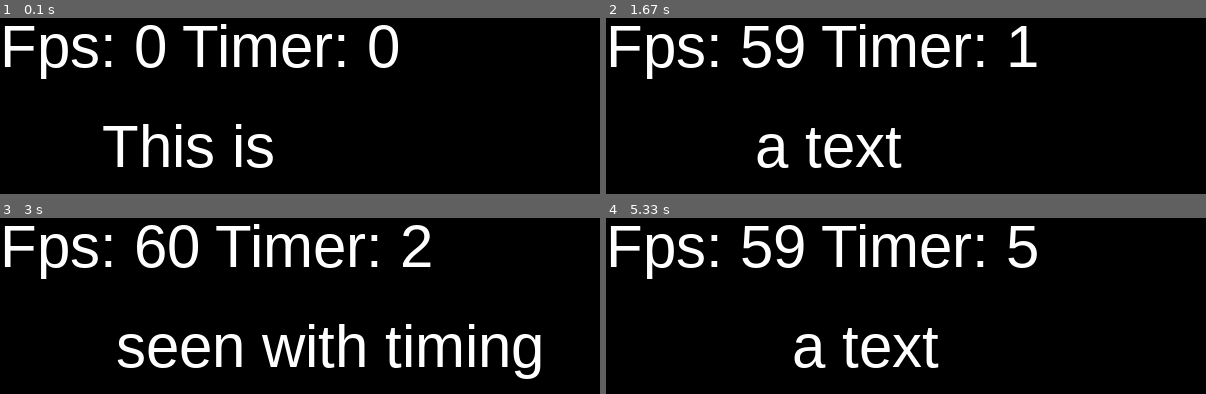
Above: before the commit, frames 1-4 (two rows, left to right).
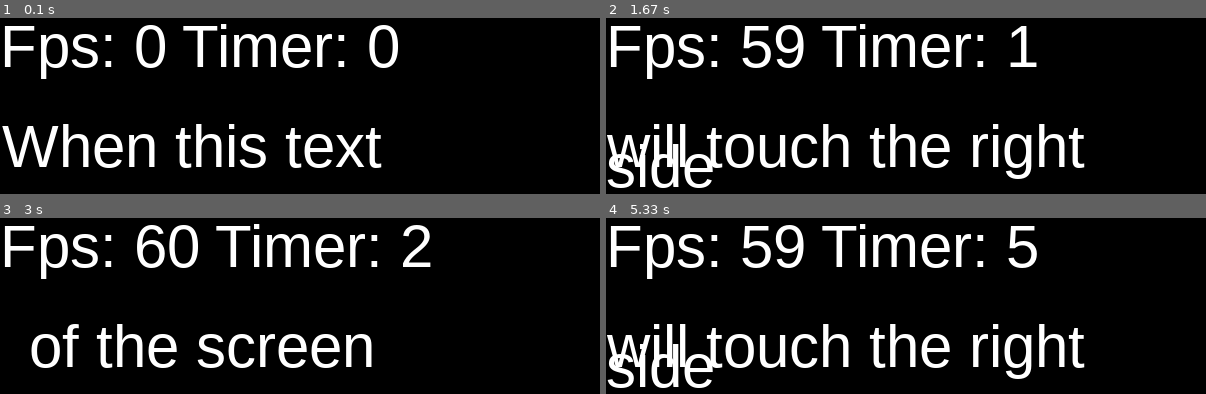
Above: after the commit, the same moments.

Repository: formazione/pygame
Game: pygame game, started from move_text.py
The game is run twice, just before and just after one commit, with the same random seed, the same clock (stepped at 60 frames per second) and the same inputs.
Inputs:
- Up to frame 1 (0.1 s): no input
- Up to frame 2 (1.67 s): no input
- Up to frame 3 (3 s): no input
- Up to frame 4 (5.33 s): no input

The runs differ from the first frame. In frame 1, 6.4% of the frame differs, in the area x 0-64%, y 60-86%; in frame 2, 8.2%; in frame 3, 7.6%; in frame 4, 8.7%, in the area x 0-80%, y 60-97%.

Commit message:
new commit

Diff:
--- a/001_text_2_next_line_3py.py
+++ b/move_text.py
@@ -38,10 +38,10 @@
 
 
 # each line is a slide
-txt_slides = """This is
-a text
-seen with timing
-Bye
+txt_slides = """When this text
+will touch the right side
+of the screen
+it will go back to start
 """.splitlines()
 
 cnt = 0
@@ -55,7 +55,7 @@
 		screen.fill(0) # clear the screen with black
 		show_timer(max_frame_rate)
 		text_on_screen(txt_slides[txt_cnt], fps_font,
-			int(100+cnt),
+			int(0+cnt),
 			100)
 
 		cnt += .5
Renamed: 001_text_2_next_line.py -> justify_text.py
Renamed: 001_text_3_keydown_presentation.py -> presentation1.py
Renamed: 001_text_3_keydown_presentation_external.py -> presentation2_external.py
Renamed: 001_text_2_next_line_2.py -> text_2_next_line_2.py
